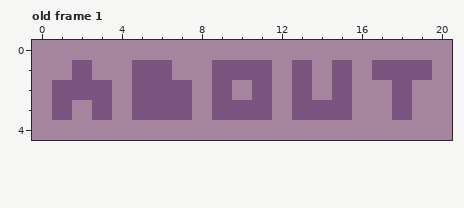
A pixel-art file gets an edit: aseprite/words.aseprite. Above: the version before the commit.
21x5 pixels, 2 frames. Shown: old frame 1. The commit also changed other frames, which this record leaves out.
After:
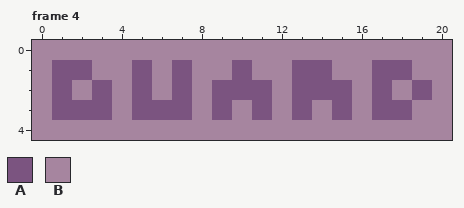
Palette (. is transparent): A #7b5480  B #a6859f
A new or re-ordered frame is compared with the old frame closest to it.
The exact change:
frames 2 -> 4
Frame 4 is new; against old frame 1, layer "Layer 1":
y 1: x 1 B -> A; x 6..7 AB -> BA; x 9 A -> B; x 11 A -> B; x 14..15 BA -> AB; x 19 A -> B
y 2: x 2 A -> B; x 6 A -> B; x 10 B -> A; x 14 B -> A; x 17..19 BAB -> ABA
y 3: x 2 B -> A; x 10 A -> B; x 14 A -> B; x 17 B -> A
Boxes around the changes in both pictures, in picture pixels (x1, y1, x2, y2):
changed: (52, 60, 92, 120)
changed: (152, 60, 432, 120)
